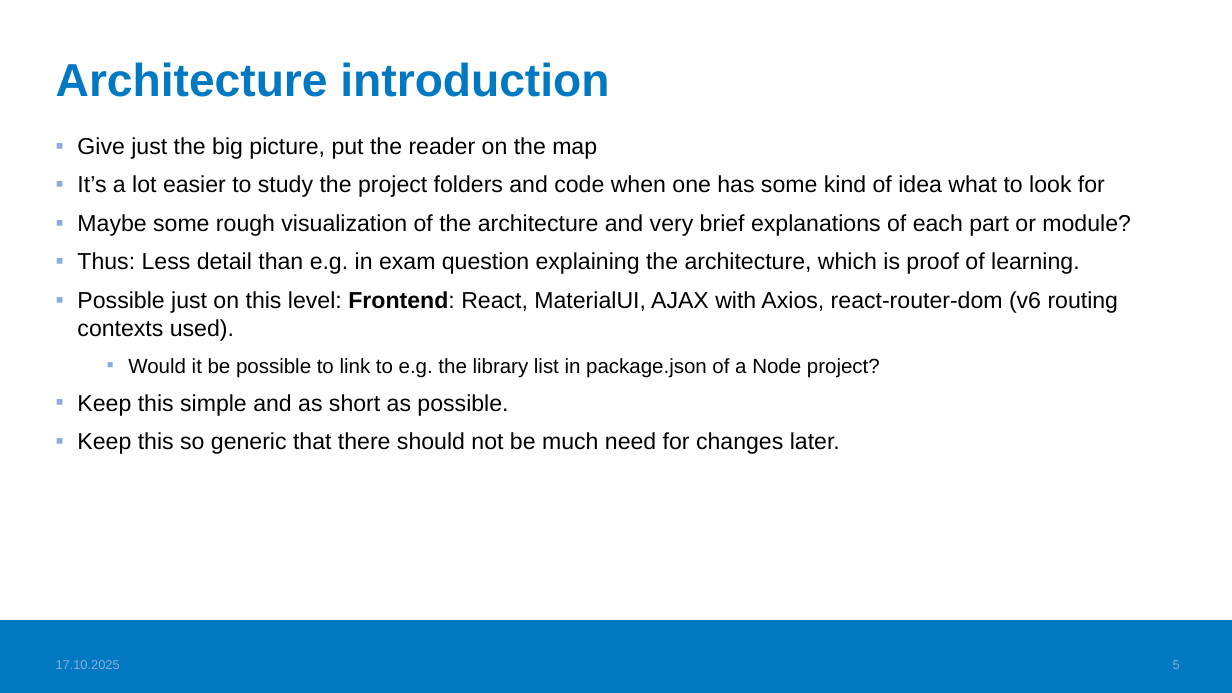
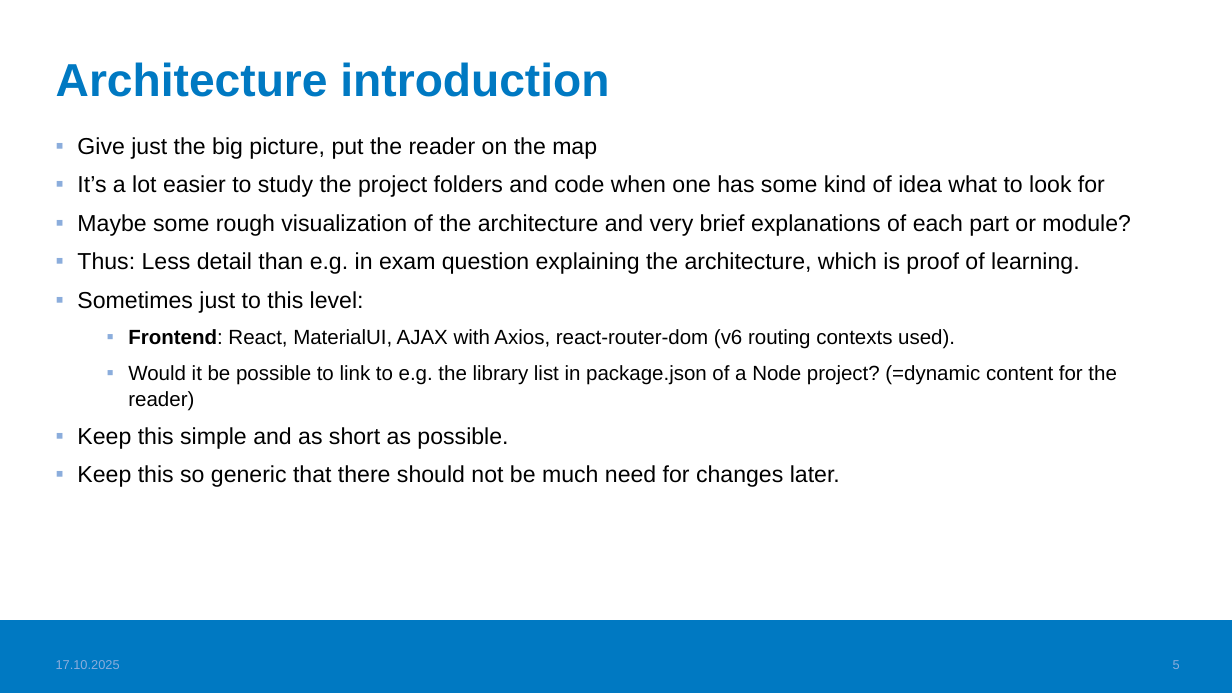
Before and after one commit to valju/share, a slide deck: slide 5 of 06_architectures_patterns_documentation/documentation_principles_for_sw_projects.pptx. Drawn at 1232x693 pixels with LibreOffice and Linux fonts; fonts in the diff are those of the drawing; background and template pictures are left out. Boxes give left, top, right and bottom in pixels: in the first picture for what was removed or moved away, otherwise in the second. Text is boxed around its words. In the diff, an @@ line names an element or a change of style, - is before the commit and + after.

```diff
--- a/06_architectures_patterns_documentation/documentation_principles_for_sw_projects.pptx
+++ b/06_architectures_patterns_documentation/documentation_principles_for_sw_projects.pptx
@@ text at (77, 291, 1116, 411): text changed; size 18 to 16 pt @@
-▪ Possible just on this level: Frontend: React, MaterialUI, AJAX with Axios, react-router-dom (v6 routing contexts used).
-  ▪ Would it be possible to link to e.g. the library list in package.json of a Node project?
+▪ Sometimes just to this level:
+  ▪ Frontend: React, MaterialUI, AJAX with Axios, react-router-dom (v6 routing contexts used).
+  ▪ Would it be possible to link to e.g. the library list in package.json of a Node project? (=dynamic content for the reader)
```
Also in this commit, not shown: 6 other slides changed, 1 other file.
